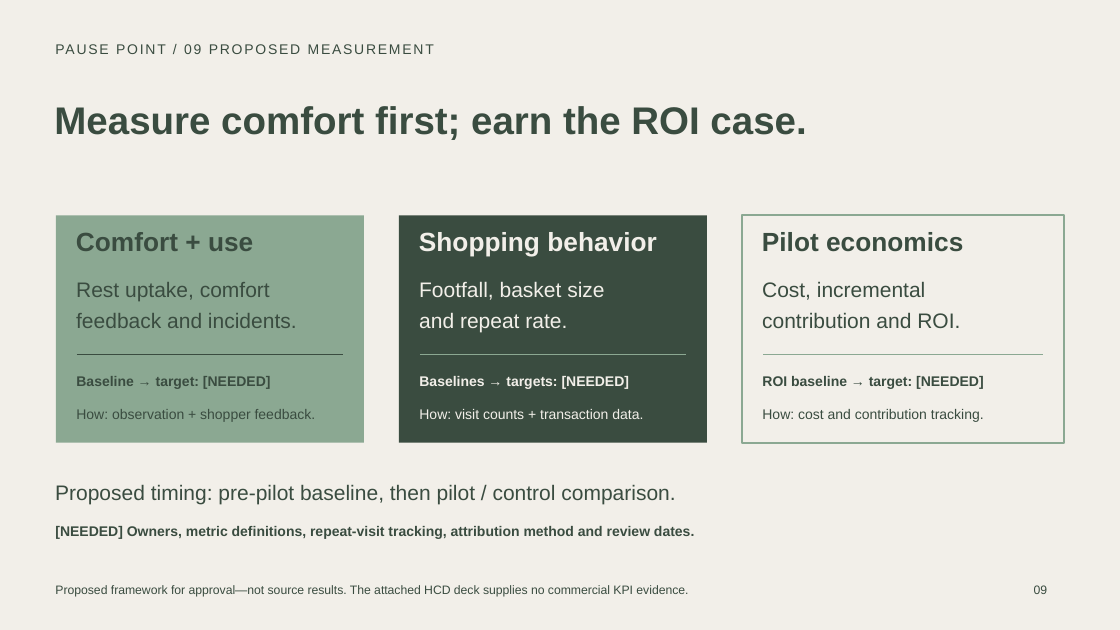
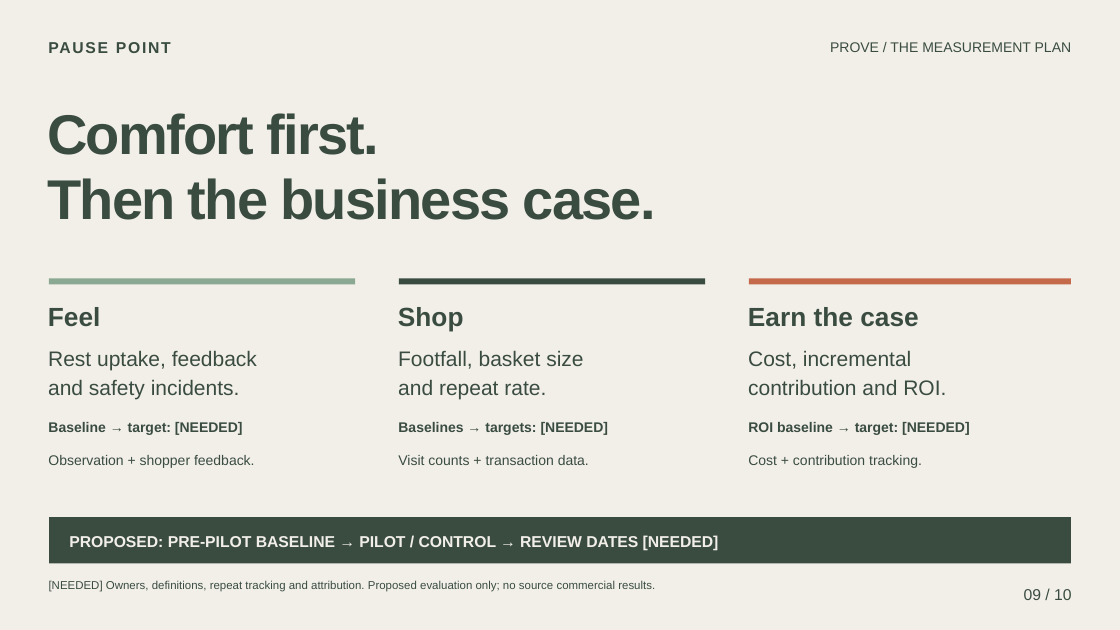
Before and after one commit to hugohe3/ppt-master, a slide deck: slide 9 of deliverables/DMart_Pause_Point_Pilot_Pitch.pptx. Drawn at 1120x630 pixels with LibreOffice and Linux fonts; fonts in the diff are those of the drawing. Boxes give left, top, right and bottom in pixels: in the first picture for what was removed or moved away, otherwise in the second. Text is boxed around its words. In the diff, an @@ line names an element or a change of style, - is before the commit and + after.

```diff
--- a/deliverables/DMart_Pause_Point_Pilot_Pitch.pptx
+++ b/deliverables/DMart_Pause_Point_Pilot_Pitch.pptx
@@ text at [49,37,189,61]: text changed; size 12 to 13.5 pt; bold on @@
-PAUSE POINT / 09 PROPOSED MEASUREMENT
+PAUSE POINT
@@ text added at [830,42,1072,52], 12 pt, text #3A4C40 @@
+PROVE / THE MEASUREMENT PLAN
@@ text at [47,113,656,220]: text changed; size 33 to 48 pt @@
-Measure comfort first; earn the ROI case.
+Comfort first.
+Then the business case.
@@ text removed at [76,232,253,251] @@
-Comfort + use
@@ text removed at [419,232,657,257] @@
-Shopping behavior
@@ rectangle: place and size @@
-rectangle at [56,215,365,443]
+rectangle at [49,278,355,284]
@@ rectangle: place and size @@
-rectangle at [399,215,707,443]
+rectangle at [399,278,706,284]
@@ rectangle: place and size @@
-rectangle at [742,215,1064,443]
+rectangle at [749,278,1071,284]
@@ rectangle at [749,278,1071,284]: fill none to #C4694A; outline #8BA892 1.5 pt to none @@
@@ text added at [48,307,101,326], 22.5 pt, text #3A4C40, bold @@
+Feel
@@ text added at [398,307,464,332], 22.5 pt, text #3A4C40, bold @@
+Shop
@@ text at [748,307,918,327]: text changed @@
-Pilot economics
+Earn the case
@@ text at [48,350,257,400]: text changed @@
-Rest uptake, comfort
-feedback and incidents.
+Rest uptake, feedback
+and safety incidents.
@@ freeform shape removed at [77,355,344,355] @@
@@ text "Footfall, basket size and repeat ...": place and size @@
-text "Footfall, basket size and repeat ..." at [419,282,604,333]
+text "Footfall, basket size and repeat ..." at [398,350,583,400]
@@ text "Footfall, basket size and repeat ..." at [398,350,583,400]: text colour #F2EFE9 to #3A4C40; line spacing 27pt to 25.5pt @@
@@ freeform shape removed at [420,355,686,355] @@
@@ text "Cost, incremental contribution and ROI.": place and size @@
-text "Cost, incremental contribution and ROI." at [762,281,960,328]
+text "Cost, incremental contribution and ROI." at [748,350,946,395]
@@ text "Cost, incremental contribution and ROI." at [748,350,946,395]: line spacing 27pt to 25.5pt @@
@@ freeform shape removed at [763,355,1043,355] @@
@@ text "Baseline → target: [NEEDED]": place and size @@
-text "Baseline → target: [NEEDED]" at [76,376,271,389]
+text "Baseline → target: [NEEDED]" at [48,422,243,435]
@@ text "Baselines → targets: [NEEDED]": place and size @@
-text "Baselines → targets: [NEEDED]" at [419,376,630,389]
+text "Baselines → targets: [NEEDED]" at [398,422,609,435]
@@ text "Baselines → targets: [NEEDED]" at [398,422,609,435]: text colour #F2EFE9 to #3A4C40 @@
@@ text "ROI baseline → target: [NEEDED]": place and size @@
-text "ROI baseline → target: [NEEDED]" at [762,376,984,389]
+text "ROI baseline → target: [NEEDED]" at [748,422,970,435]
@@ text at [48,455,255,468]: text changed @@
-How: observation + shopper feedback.
+Observation + shopper feedback.
@@ text at [398,455,589,465]: text changed; text colour #F2EFE9 to #3A4C40 @@
-How: visit counts + transaction data.
+Visit counts + transaction data.
@@ text at [748,455,922,468]: text changed @@
-How: cost and contribution tracking.
+Cost + contribution tracking.
@@ rectangle added at [49,518,1071,564], fill #3A4C40 @@
@@ text at [69,535,719,551]: text changed; size 18 to 13.5 pt; text colour #3A4C40 to #F2EFE9; bold on @@
-Proposed timing: pre-pilot baseline, then pilot / control comparison.
+PROPOSED: PRE-PILOT BASELINE → PILOT / CONTROL → REVIEW DATES [NEEDED]
@@ text at [49,580,655,592]: text changed; size 12 to 9.8 pt; bold off @@
-[NEEDED] Owners, metric definitions, repeat-visit tracking, attribution method and review dates.
+[NEEDED] Owners, definitions, repeat tracking and attribution. Proposed evaluation only; no source commercial results.
@@ text removed at [55,585,688,597] @@
-Proposed framework for approval—not source results. The attached HCD deck supplies no commercial KPI evidence.
@@ text at [1024,589,1071,600]: text changed; size 10.5 to 13.5 pt @@
-09
+09 / 10
```
Also in this commit, not shown: 9 other slides changed, 2 other files.
